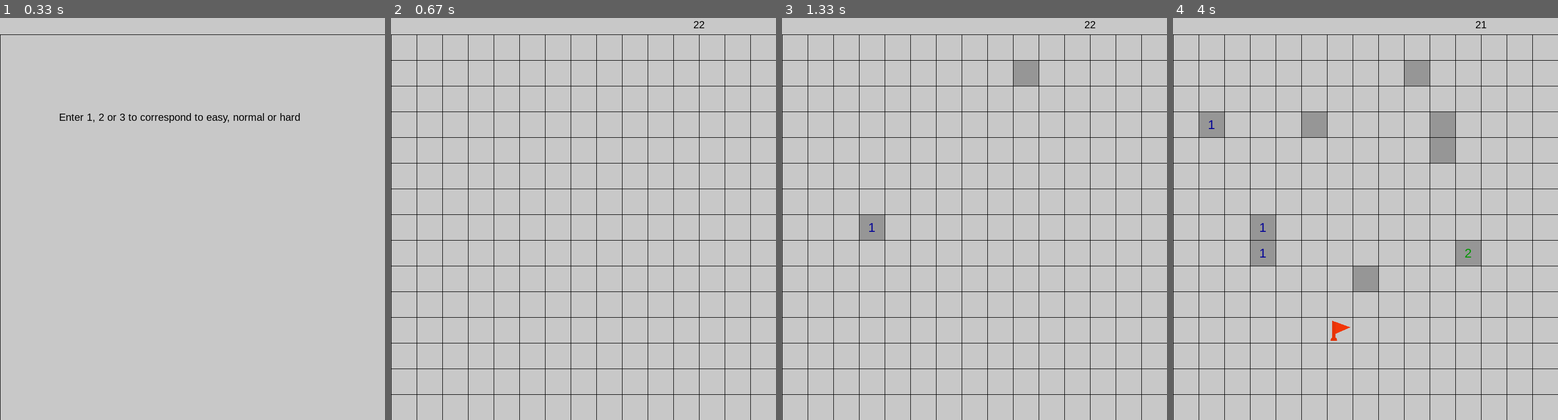
Above: before the commit, frames 1-4 (left to right).
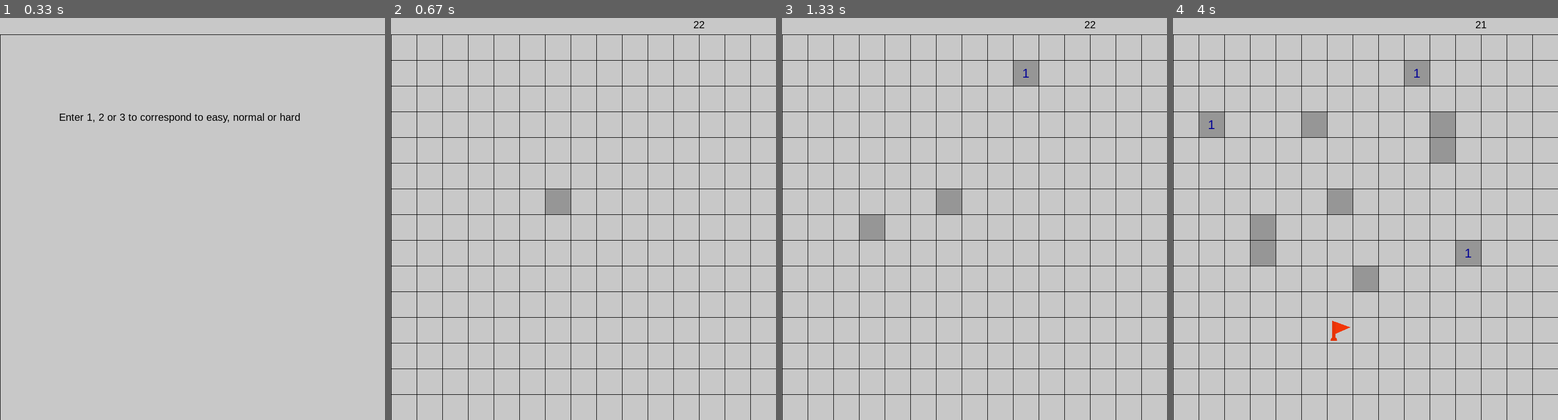
Above: after the commit, the same moments.

Repository: chenxk619/test
Game: pygame game, started from minesweeper.py
The game is run twice, just before and just after one commit, with the same random seed, the same clock (stepped at 60 frames per second) and the same inputs.
Inputs (mouse positions are in pixels of both pictures, inside the frame that each line leads up to):
- Up to frame 1 (0.33 s): no input
- Up to frame 2 (0.67 s): tap 1 at 0.33 s
- Up to frame 3 (1.33 s): click (882, 219) at 0.77 s; click (1032, 74) at 1.1 s
- Up to frame 4 (4 s): right-click (1346, 323) at 1.43 s; click (1365, 267) at 1.77 s; click (1311, 134) at 2.1 s; click (1219, 126) at 2.43 s; click (1446, 146) at 2.77 s; click (1454, 118) at 3.1 s; click (1257, 259) at 3.43 s; click (1469, 259) at 3.77 s

Frame 1 is identical in both runs. In frame 2, 0.4% of the frame differs, in the area x 40-47%, y 42-49%; in frame 3, 0.4%; in frame 4, 0.5%, in the area x 22-78%, y 12-60%.

Commit message:
Update minesweeper.py

Diff:
--- a/minesweeper.py
+++ b/minesweeper.py
@@ -168,16 +168,21 @@
 
 	#loops through the vertical and horizontal length of board, then initializes each coordinate as a grid, then append
 	#them to unvisited
-	for i in range(len(board.content)):
-		for j in range(len(board.content[i])):
+	for i in range(board.grid):
+		for j in range(board.grid):
 			grid = Grid((i,j))
+
+			#For grid in this range dont have to worry about bomb
+			if i in range(board.grid // 2 - 1, board.grid // 2 ) and j in range(board.grid // 2 - 1, board.grid // 2 ):
+				board.visited.append(grid)
+
 			board.unvisited.append(grid)
 
 
 	#Set a few grids to contain bombs
 	while len(bomb_lst) != (board.grid * board.grid) * board.bomb_perc//100 :
-		x = random.randint(0, board.grid - 1)
-		y = random.randint(0, board.grid - 1)
+		x = random.choice([random.randint(0, board.grid // 2 -2), random.randint(board.grid // 2 + 2, board.grid - 1)])
+		y = random.choice([random.randint(0, board.grid // 2 -2), random.randint(board.grid // 2 + 2, board.grid - 1)])
 		if [x,y] not in bomb_lst:
 			bomb_lst.append([x,y])
 
